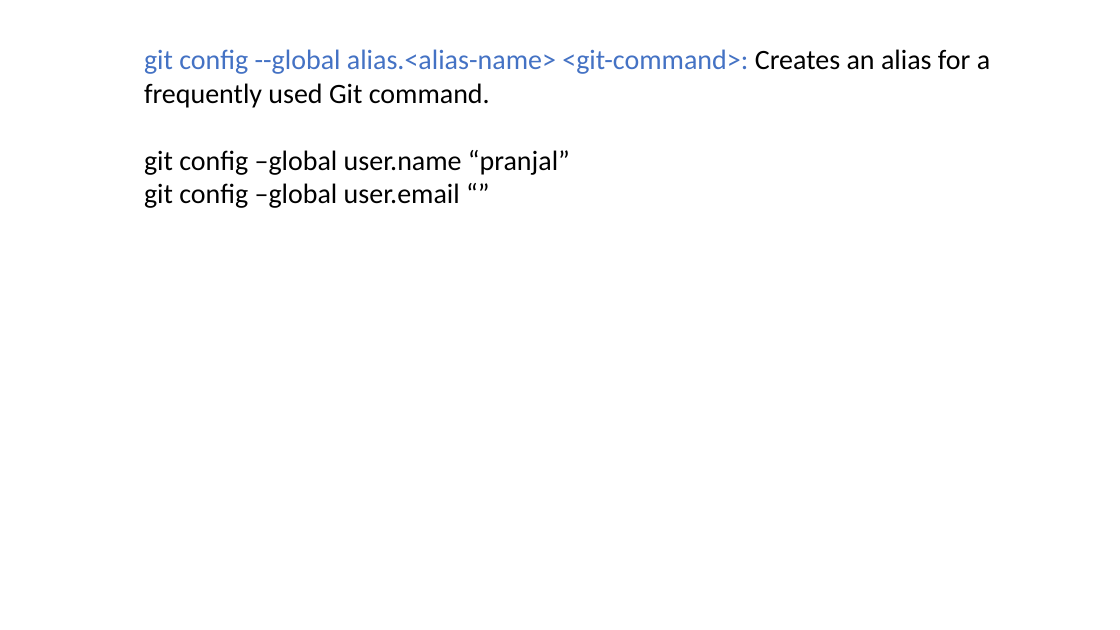
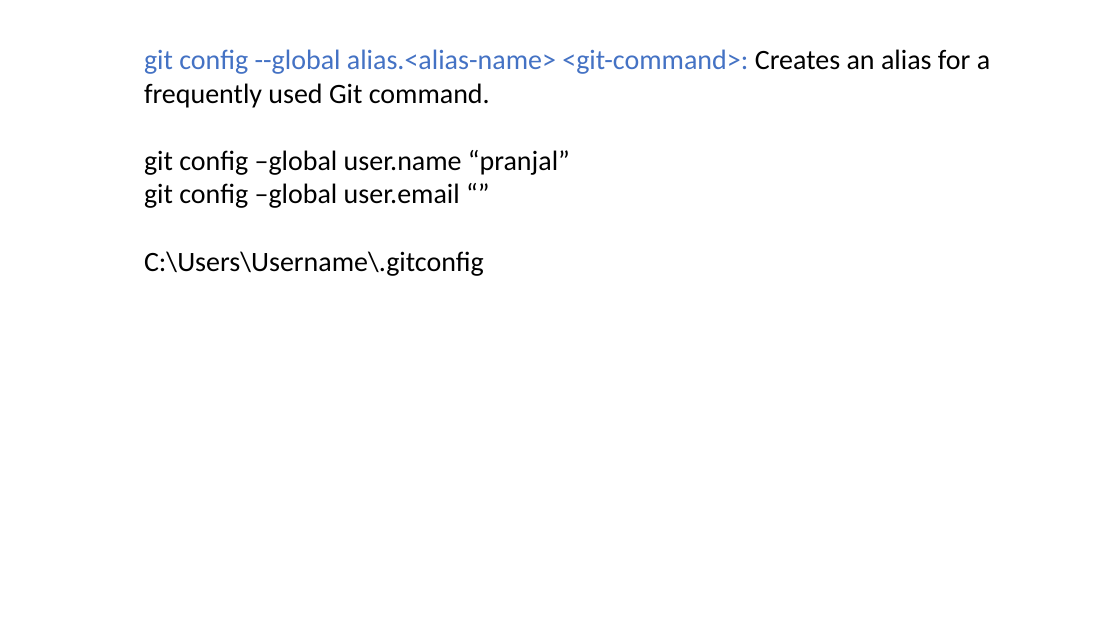
Before and after one commit to iampsrv/gfgdevopsbatch35, a slide deck: slide 9 of Week 3/git.pptx. Drawn at 1120x630 pixels with LibreOffice and Linux fonts; fonts in the diff are those of the drawing. Boxes give left, top, right and bottom in pixels: in the first picture for what was removed or moved away, otherwise in the second. Text is boxed around its words. In the diff, an @@ line names an element or a change of style, - is before the commit and + after.

```diff
--- a/Week 3/git.pptx
+++ b/Week 3/git.pptx
@@ text at (x1=144, y1=251, x2=484, y2=276): paragraph added @@
+C:\Users\Username\.gitconfig
```
Also in this commit, not shown: 3 other files.
